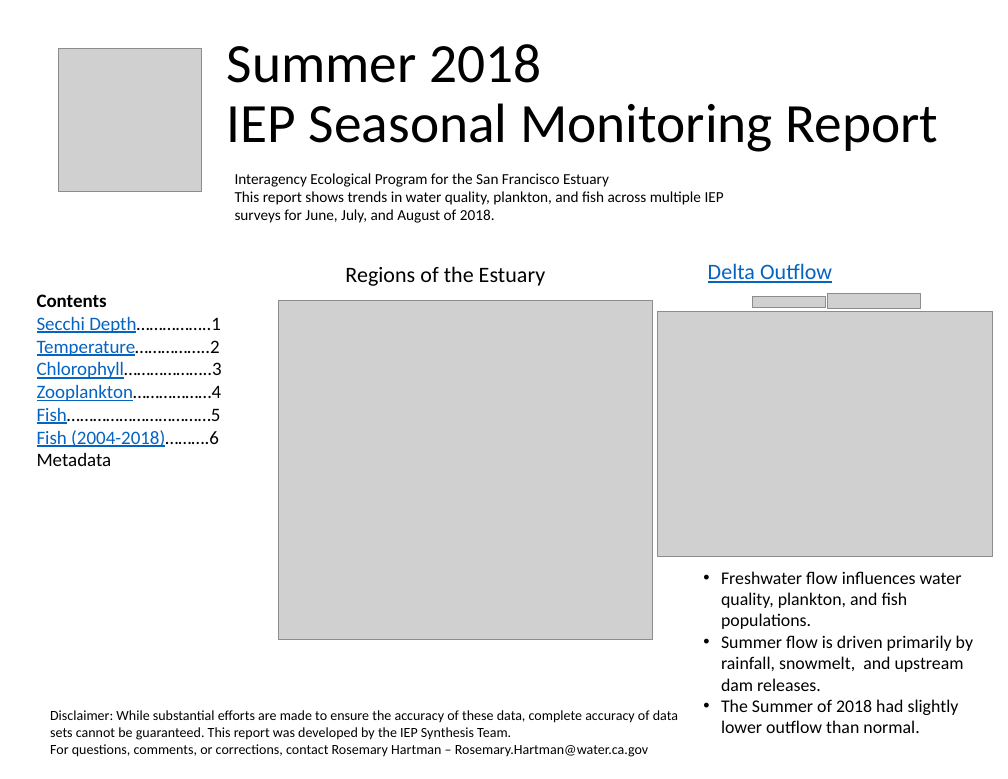
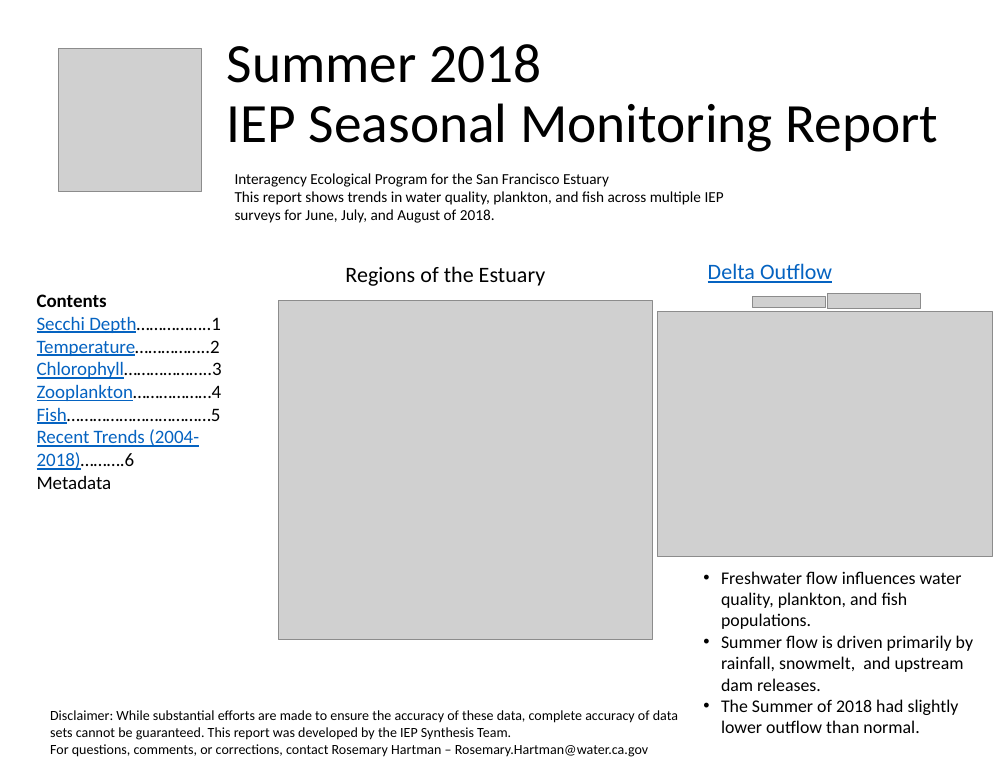
Before and after one commit to InteragencyEcologicalProgram/Status-and-Trends, a slide deck: slide 1 of summer_report/SeasonalMonitoring summer 2018 24MAR2020.pptx. Drawn at 1008x779 pixels with LibreOffice and Linux fonts; fonts in the diff are those of the drawing; grey boxes stand for pictures. Boxes give left, top, right and bottom in pixels: in the first picture for what was removed or moved away, otherwise in the second. Text is boxed around its words. In the diff, an @@ line names an element or a change of style, - is before the commit and + after.

```diff
--- a/summer_report/SeasonalMonitoring summer 2018 24MAR2020.pptx
+++ b/summer_report/SeasonalMonitoring summer 2018 24MAR2020.pptx
@@ text at box(37, 429, 199, 470): text changed @@
-Fish (2004-2018)……….6
+Recent Trends (2004-2018)……….6
```
Also in this commit, not shown: 3 other slides changed, 8 other files.
